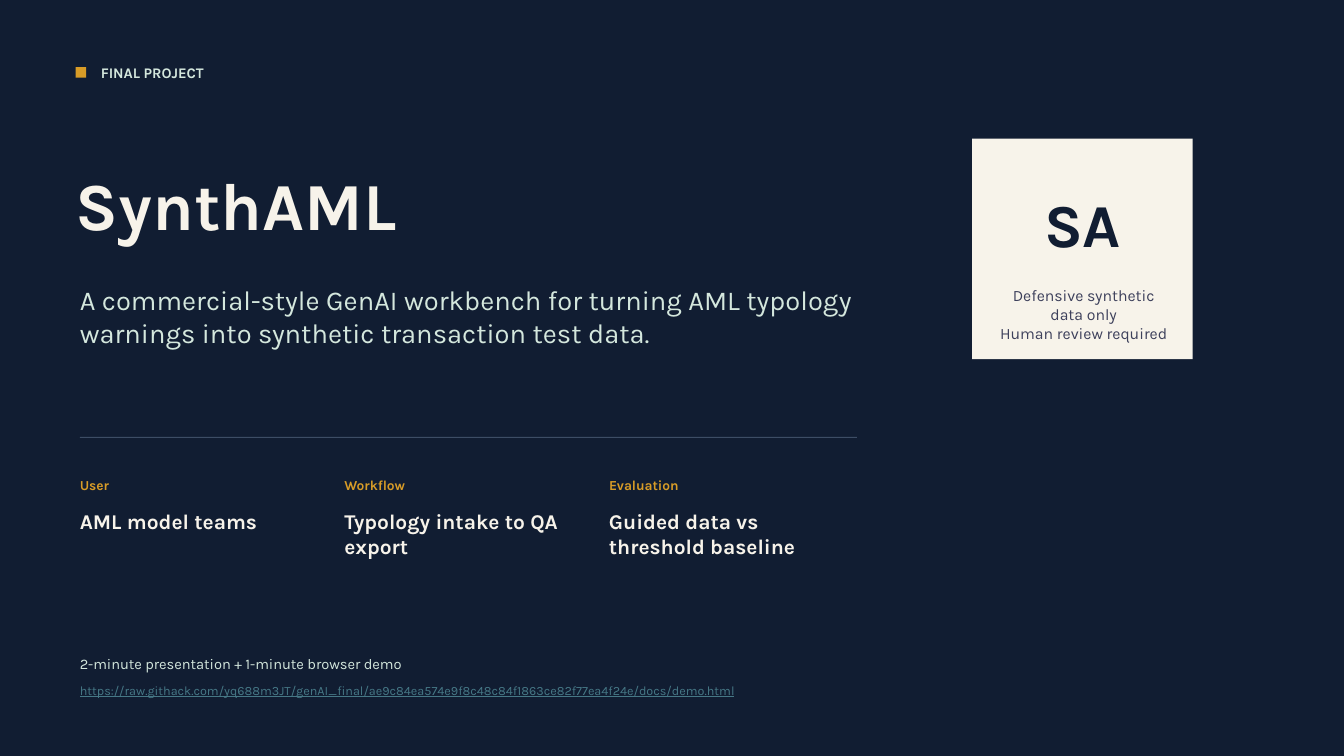
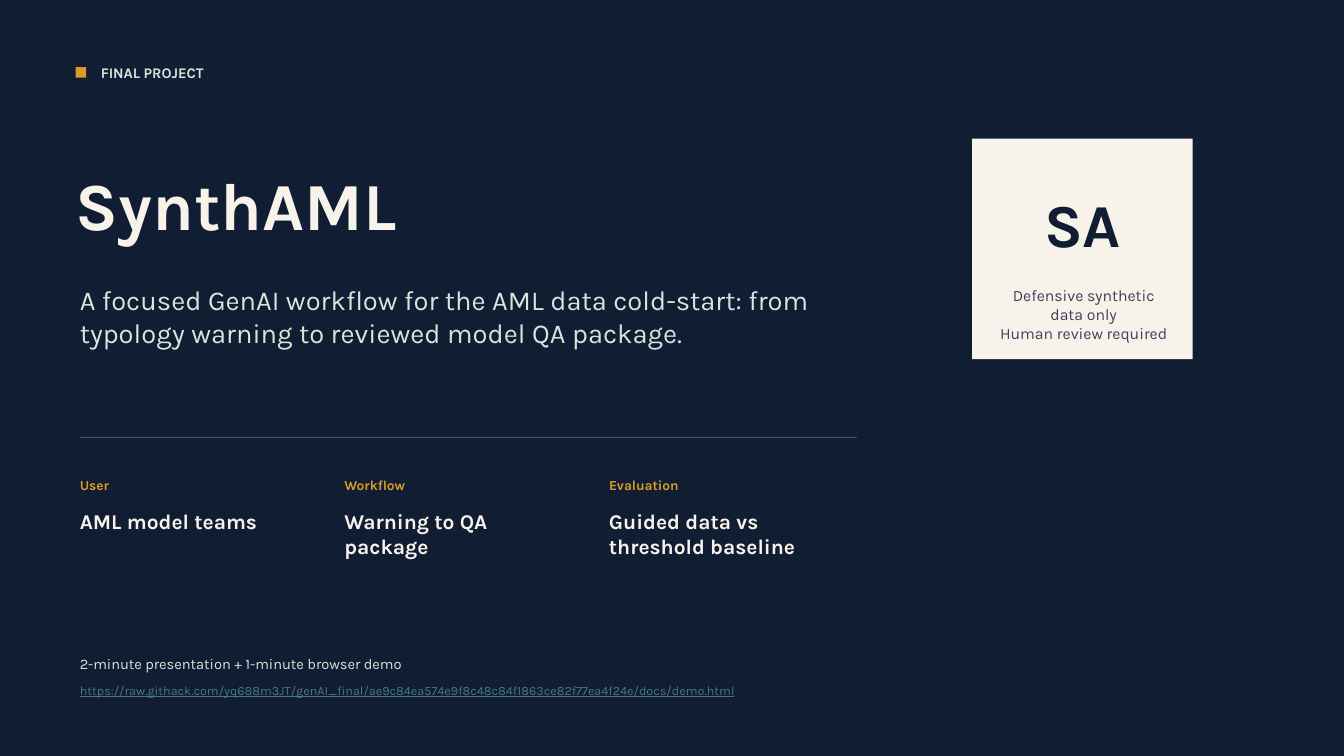
Before and after one commit to yq688m3JT/genAI_final, a slide deck: slide 1 of docs/synthaml-final-presentation.pptx. Drawn at 1344x756 pixels with LibreOffice and Linux fonts; fonts in the diff are those of the drawing. Boxes give left, top, right and bottom in pixels: in the first picture for what was removed or moved away, otherwise in the second. Text is boxed around its words. In the diff, an @@ line names an element or a change of style, - is before the commit and + after.

Commit message:
Refine presentation workflow framing

```diff
--- a/docs/synthaml-final-presentation.pptx
+++ b/docs/synthaml-final-presentation.pptx
@@ text at <box>80,291,808,350</box>: text changed @@
-A commercial-style GenAI workbench for turning AML typology warnings into synthetic transaction test data.
+A focused GenAI workflow for the AML data cold-start: from typology warning to reviewed model QA package.
@@ text at <box>344,514,488,560</box>: text changed @@
-Typology intake to QA export
+Warning to QA package
```
Also in this commit, not shown: 4 other slides changed, 2 slides added, 2 slides removed, 2 other files.
